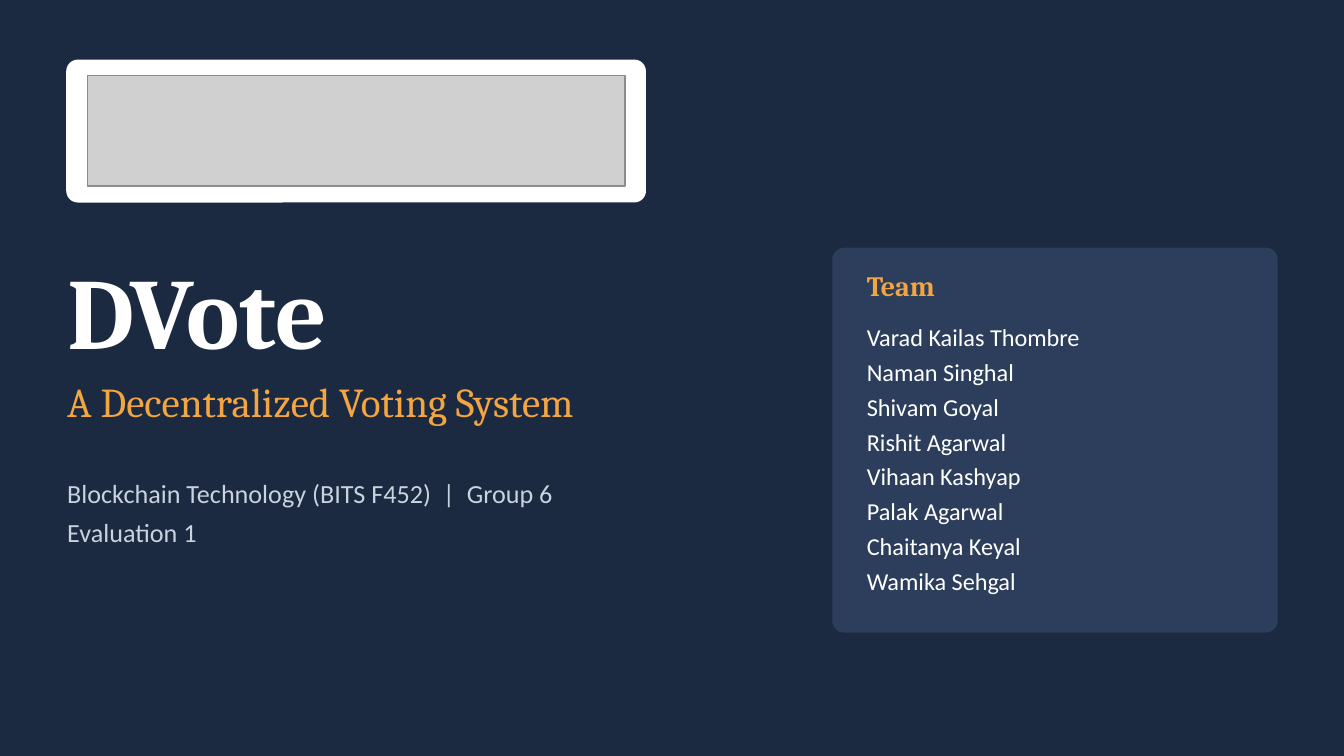
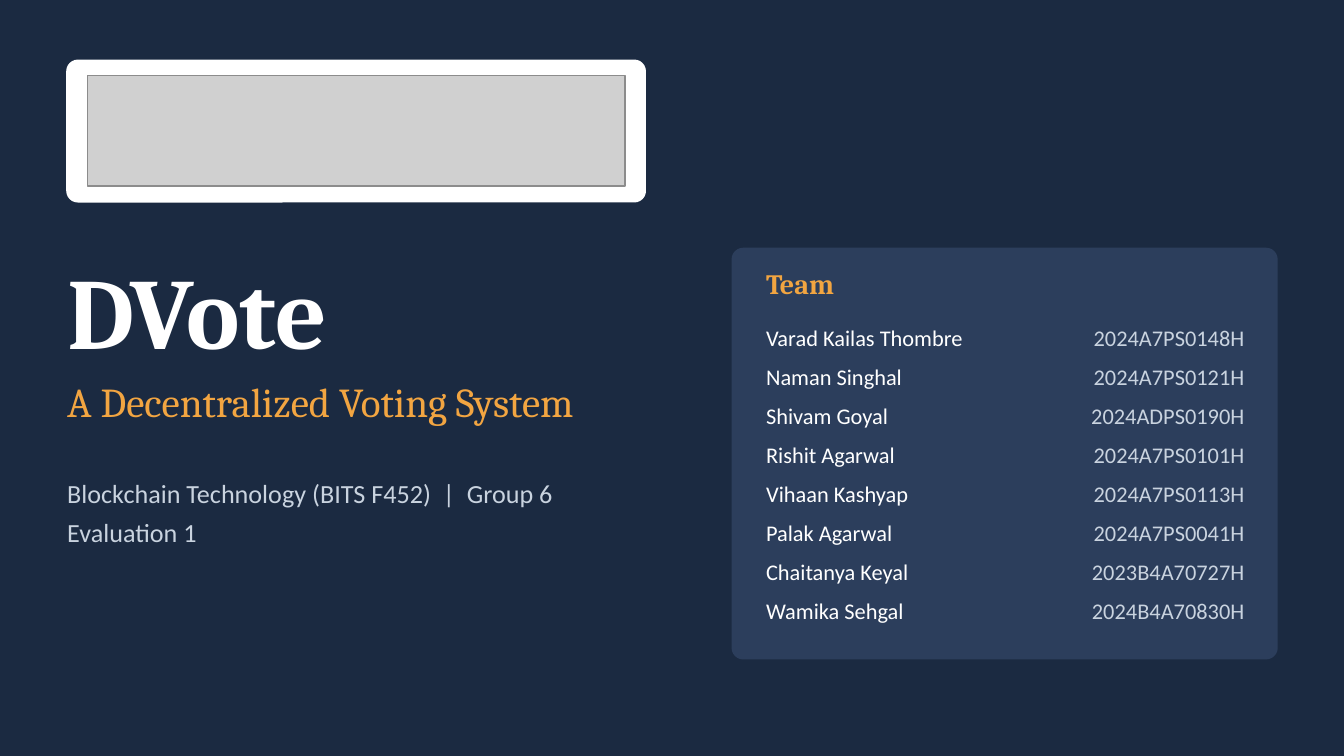
Before and after one commit to Chaitanya-Keyal/decentralized-voting-system, a slide deck: slide 1 of reports/eval1-slides.pptx. Drawn at 1344x756 pixels with LibreOffice and Linux fonts; fonts in the diff are those of the drawing; grey boxes stand for pictures. Boxes give left, top, right and bottom in pixels: in the first picture for what was removed or moved away, otherwise in the second. Text is boxed around its words. In the diff, an @@ line names an element or a change of style, - is before the commit and + after.

Commit message:
docs: add ID numbers to the presentation title slide

```diff
--- a/reports/eval1-slides.pptx
+++ b/reports/eval1-slides.pptx
@@ rounded rectangle: place and size @@
-rounded rectangle at [833,249,1277,632]
+rounded rectangle at [732,249,1277,659]
@@ rounded rectangle at [732,249,1277,659]: proportions changed @@
@@ text "Team": place and size @@
-text "Team" at [867,277,935,296]
+text "Team" at [766,275,834,294]
@@ table added at [755,320,1255,627], 8 rows, 2 columns @@
+Varad Kailas Thombre | 2024A7PS0148H
+Naman Singhal | 2024A7PS0121H
+Shivam Goyal | 2024ADPS0190H
+Rishit Agarwal | 2024A7PS0101H
+Vihaan Kashyap | 2024A7PS0113H
+Palak Agarwal | 2024A7PS0041H
+Chaitanya Keyal | 2023B4A70727H
+Wamika Sehgal | 2024B4A70830H
@@ text removed at [867,329,1080,594] @@
-Varad Kailas Thombre
-Naman Singhal
-Shivam Goyal
-Rishit Agarwal
-Vihaan Kashyap
-Palak Agarwal
-Chaitanya Keyal
-Wamika Sehgal
```
Also in this commit, not shown: 1 other file.
